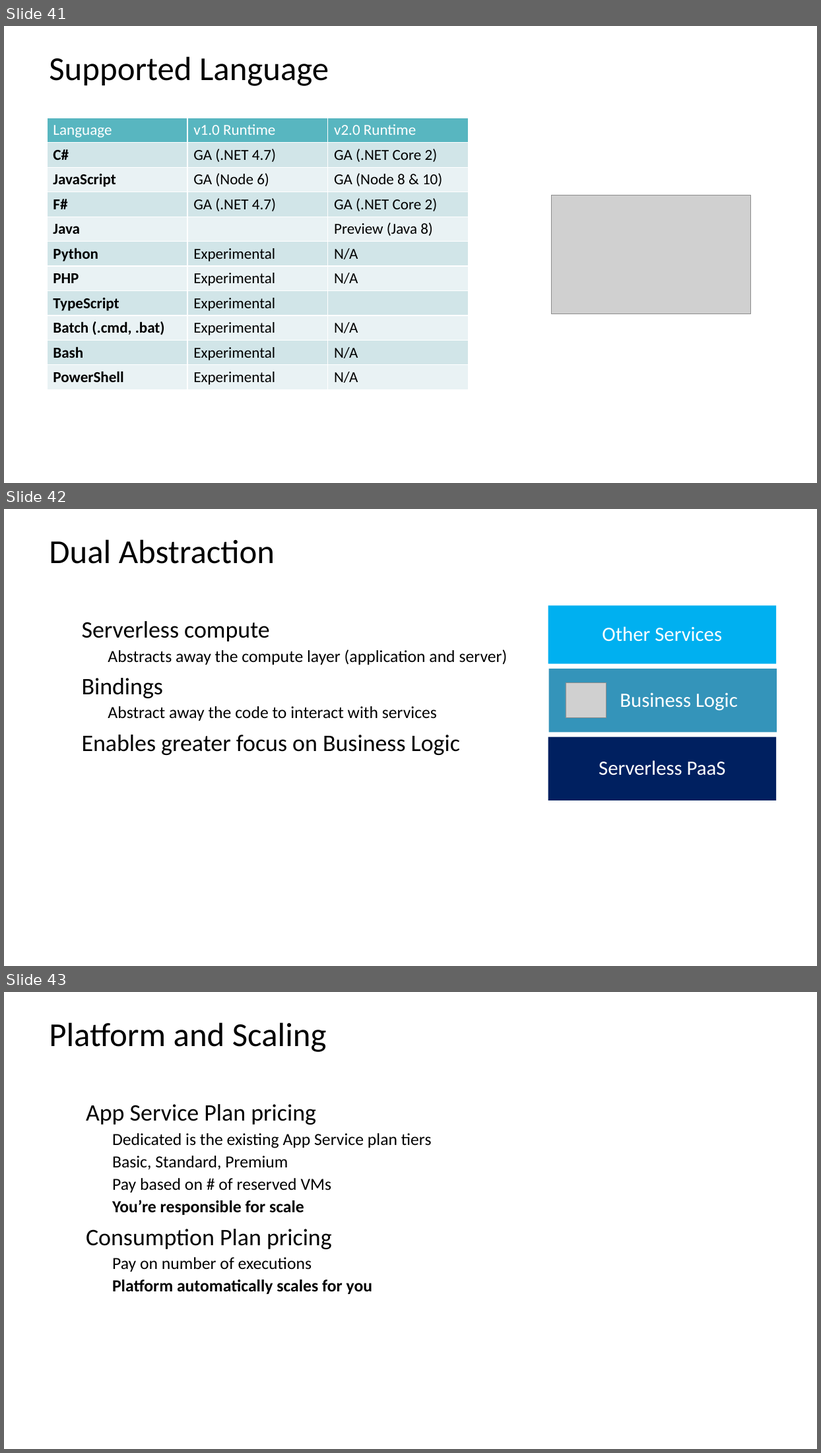
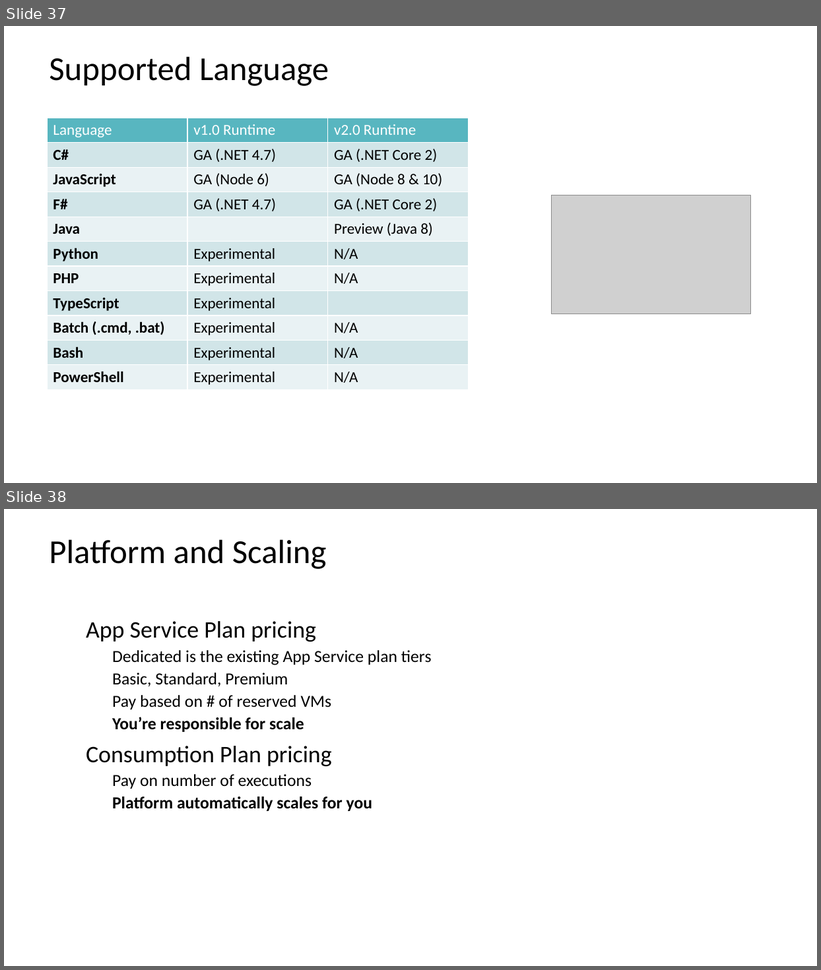
Before and after one commit to warrendt/cloudfridays, a slide deck: content/Azure Fundamentals/1. Understand cloud concepts/2. The differences between Iaas, Paas and Saas.pptx. Shown one above the other, each under a label of ours: slides 41, 42 and 43 before the commit, slides 37 and 38 after it. The pictures are 821x1453 and 821x970 pixels, drawn with LibreOffice and Linux fonts; fonts in the diff are those of the drawing; grey boxes stand for pictures; background and template pictures are left out. Boxes give left, top, right and bottom in pixels: in the first picture for what was removed or moved away, otherwise in the second. Text is boxed around its words. In the diff, an @@ line names an element or a change of style, - is before the commit and + after.

```diff
--- a/content/Azure Fundamentals/1. Understand cloud concepts/2. The differences between Iaas, Paas and Saas.pptx
+++ b/content/Azure Fundamentals/1. Understand cloud concepts/2. The differences between Iaas, Paas and Saas.pptx
@@ slide 42 removed at (4, 509, 817, 966), background #FFFFFF @@
@@ title removed at (49, 539, 275, 564) @@
-Dual Abstraction
@@ rectangle removed at (548, 605, 777, 664) @@
-Other Services
@@ text removed at (82, 621, 508, 755) @@
-• Serverless compute
-  • Abstracts away the compute layer (application and server)
-• Bindings
-  • Abstract away the code to interact with services
-• Enables greater focus on Business Logic
@@ rectangle removed at (549, 669, 778, 732) @@
-Business Logic
@@ picture removed at (566, 683, 607, 718) @@
@@ rectangle removed at (548, 737, 777, 801) @@
-Serverless PaaS
@@ what was slide 41 is now slide 37 @@
@@ what was slide 43 is now slide 38 @@
```
Also in this commit, not shown: 1 slide changed, 4 other slides removed, 1 other file.
